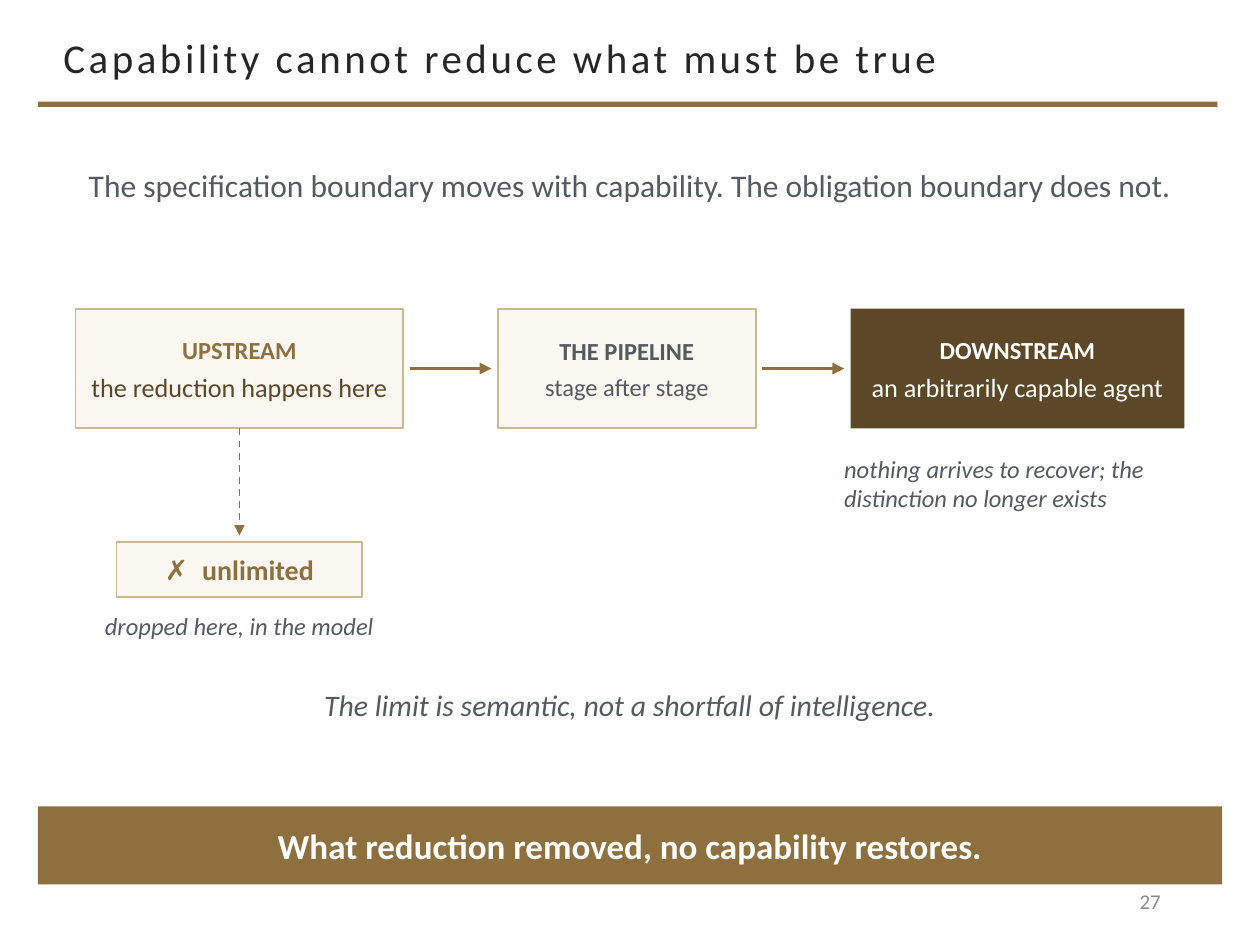
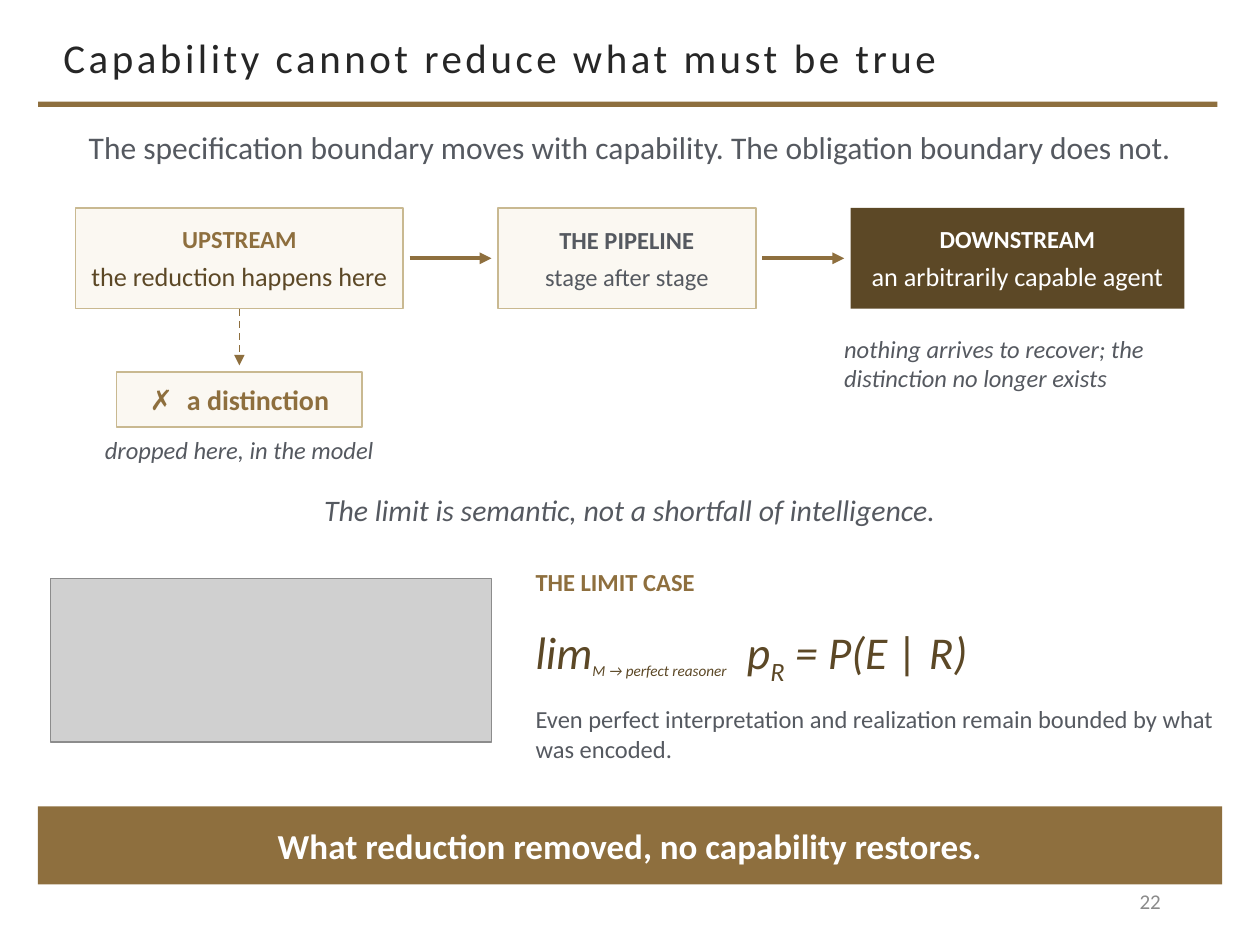
Before and after one commit to davisjam/model-based-agentic-software-engineering, a slide deck: slide 22 of course/lectures/act-2-delegation-and-control/02-modeling/2-2-Modeling-1-Purposeful-Reduction.pptx (slide 27 before the commit). Drawn at 1260x945 pixels with LibreOffice and Linux fonts; fonts in the diff are those of the drawing; grey boxes stand for pictures; background and template pictures are left out. Boxes give left, top, right and bottom in pixels: in the first picture for what was removed or moved away, otherwise in the second. Text is boxed around its words. In the diff, an @@ line names an element or a change of style, - is before the commit and + after.

```diff
--- a/course/lectures/act-2-delegation-and-control/02-modeling/2-2-Modeling-1-Purposeful-Reduction.pptx
+++ b/course/lectures/act-2-delegation-and-control/02-modeling/2-2-Modeling-1-Purposeful-Reduction.pptx
@@ text "The specification boundary moves with ...": place and size @@
-text "The specification boundary moves with ..." at <box>89,175,1170,203</box>
+text "The specification boundary moves with ..." at <box>89,137,1170,165</box>
@@ rectangle "UPSTREAM": place and size @@
-rectangle "UPSTREAM" at <box>76,309,403,428</box>
+rectangle "UPSTREAM" at <box>76,208,403,309</box>
@@ rectangle "THE PIPELINE": place and size @@
-rectangle "THE PIPELINE" at <box>498,309,756,428</box>
+rectangle "THE PIPELINE" at <box>498,208,756,309</box>
@@ rectangle "DOWNSTREAM": place and size @@
-rectangle "DOWNSTREAM" at <box>850,309,1184,428</box>
+rectangle "DOWNSTREAM" at <box>850,208,1184,309</box>
@@ arrow moved from (410, 368) - (491, 368) to (410, 258) - (491, 258) @@
@@ arrow moved from (762, 368) - (844, 368) to (762, 258) - (844, 258) @@
@@ arrow moved from (239, 428) - (239, 536) to (239, 309) - (239, 365) @@
@@ text "nothing arrives to recover; the ...": place and size @@
-text "nothing arrives to recover; the ..." at <box>844,461,1143,511</box>
+text "nothing arrives to recover; the ..." at <box>844,341,1143,391</box>
@@ rectangle "✗ a distinction": place and size @@
-rectangle "✗ a distinction" at <box>117,542,363,597</box>
+rectangle "✗ a distinction" at <box>117,372,363,427</box>
@@ text in rectangle at <box>187,390,329,410</box>: text changed @@
-✗ unlimited
+✗ a distinction
@@ text "dropped here, in the model": place and size @@
-text "dropped here, in the model" at <box>105,618,373,639</box>
+text "dropped here, in the model" at <box>105,442,373,463</box>
@@ text "The limit is semantic, not ...": place and size @@
-text "The limit is semantic, not ..." at <box>324,695,935,721</box>
+text "The limit is semantic, not ..." at <box>324,500,935,526</box>
@@ picture added at <box>50,578,491,742</box> @@
@@ text added at <box>536,575,694,591</box>, 14 pt, text #8E6F3E, bold @@
+THE LIMIT CASE
@@ text added at <box>626,636,967,679</box>, 15 pt, text #5C4826, italic @@
+limM → perfect reasoner pR = P(E | R)
@@ text added at <box>536,711,1213,758</box>, 14 pt, text #555960 @@
+Even perfect interpretation and realization remain bounded by what was encoded.
@@ page number at <box>1140,895,1161,909</box>: text changed @@
-27
+22
```
Also in this commit, not shown: 2 other slides changed, 1 slide removed.
